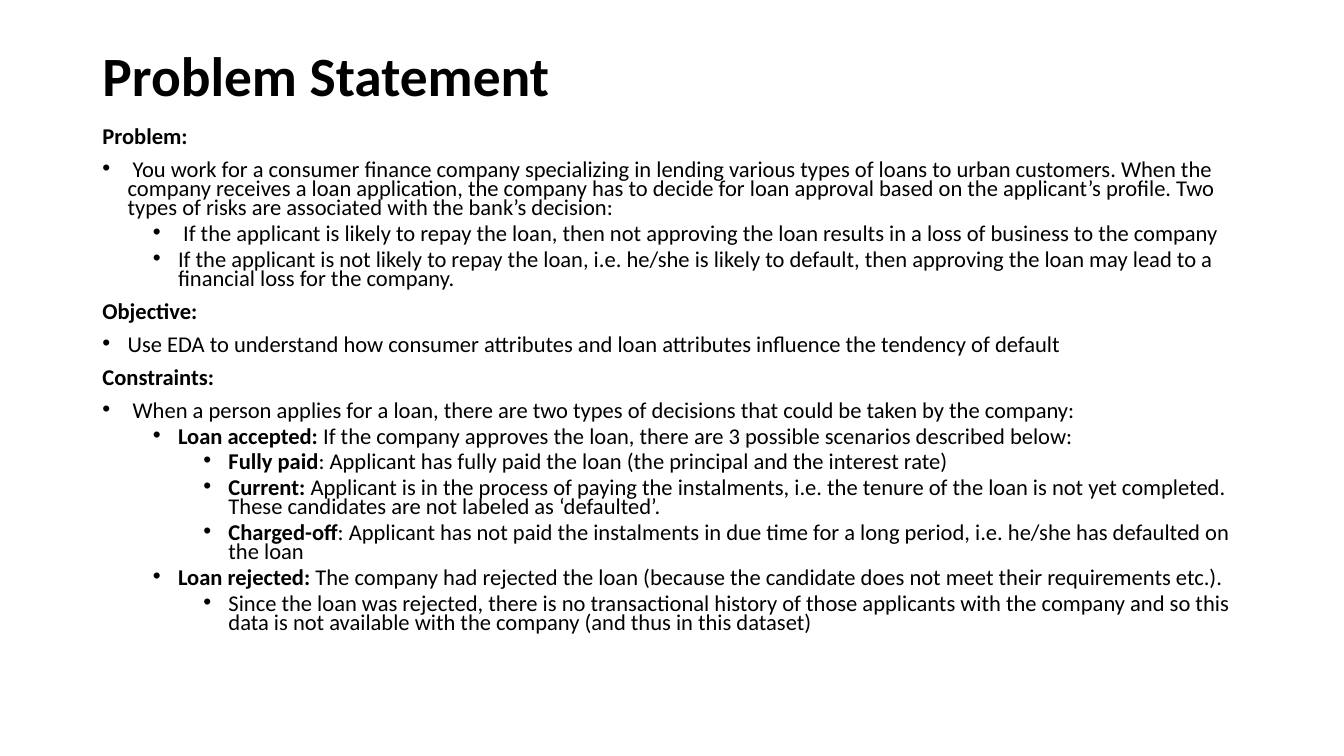
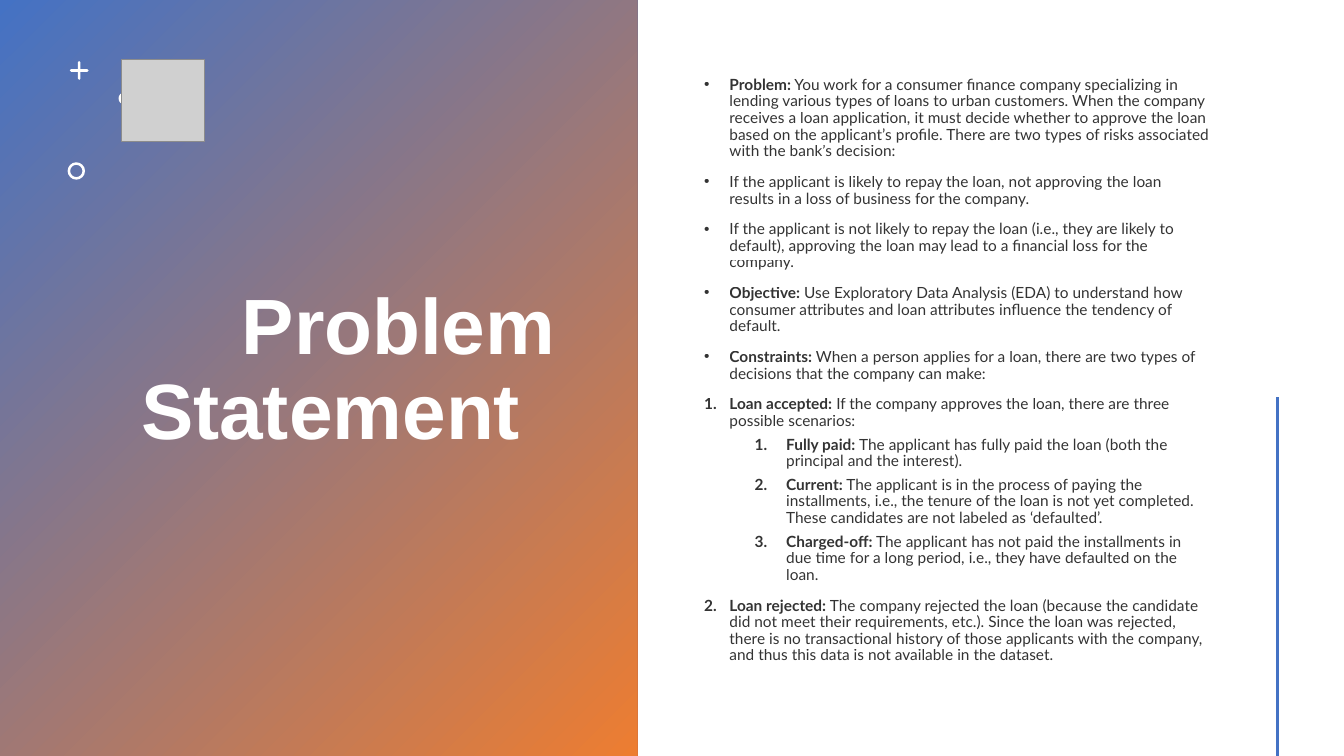
Before and after one commit to supriyaKU23/LendingClubCaseStudy, a slide deck: slide 3 of Lending Club Case Study.pptx. Drawn at 1344x756 pixels with LibreOffice and Linux fonts; fonts in the diff are those of the drawing; grey boxes stand for pictures. Boxes give left, top, right and bottom in pixels: in the first picture for what was removed or moved away, otherwise in the second. Text is boxed around its words. In the diff, an @@ line names an element or a change of style, - is before the commit and + after.

Commit message:
Final PPT

```diff
--- a/Lending Club Case Study.pptx
+++ b/Lending Club Case Study.pptx
@@ rectangle added at (x1=0, y1=0, x2=637, y2=756), fill gradient #4472C4 to #ED7D31 @@
@@ picture added at (x1=122, y1=59, x2=205, y2=142) @@
@@ title "Problem Statement" moved from (x1=102, y1=57, x2=549, y2=97) to (x1=141, y1=297, x2=555, y2=440) @@
@@ title "Problem Statement" at (x1=141, y1=297, x2=555, y2=440): size 39.6 to 56 pt, font Calibri to Arial, text colour #000000 to #FFFFFF @@
@@ text "Problem: You work for a ..." at (x1=729, y1=78, x2=1209, y2=660): vertical alignment top to middle @@
@@ freeform shape added at (x1=70, y1=62, x2=89, y2=81), fill #FFFFFF @@
@@ text at (x1=729, y1=78, x2=1209, y2=660): text changed; size 16.1 to 11 pt; font Calibri to Lato; text colour #000000 to #000000 at 80% opacity @@
-Problem:
-• You work for a consumer finance company specializing in lending various types of loans to urban customers. When the company receives a loan application, the company has to decide for loan approval based on the applicant’s profile. Two types of risks are associated with the bank’s decision:
-  • If the applicant is likely to repay the loan, then not approving the loan results in a loss of business to the company
-  • If the applicant is not likely to repay the loan, i.e. he/she is likely to default, then approving the loan may lead to a financial loss for the company.
-Objective:
-• Use EDA to understand how consumer attributes and loan attributes influence the tendency of default
-Constraints:
-• When a person applies for a loan, there are two types of decisions that could be taken by the company:
-  • Loan accepted: If the company approves the loan, there are 3 possible scenarios described below:
-    • Fully paid: Applicant has fully paid the loan (the principal and the interest rate)
-    • Current: Applicant is in the process of paying the instalments, i.e. the tenure of the loan is not yet completed. These candidates are not labeled as ‘defaulted’.
-    • Charged-off: Applicant has not paid the instalments in due time for a long period, i.e. he/she has defaulted on the loan
-  • Loan rejected: The company had rejected the loan (because the candidate does not meet their requirements etc.).
-    • Since the loan was rejected, there is no transactional history of those applicants with the company and so this data is not available with the company (and thus in this dataset)
+• Problem: You work for a consumer finance company specializing in lending various types of loans to urban customers. When the company receives a loan application, it must decide whether to approve the loan based on the applicant’s profile. There are two types of risks associated with the bank’s decision:
+• If the applicant is likely to repay the loan, not approving the loan results in a loss of business for the company.
+• If the applicant is not likely to repay the loan (i.e., they are likely to default), approving the loan may lead to a financial loss for the company.
+• Objective: Use Exploratory Data Analysis (EDA) to understand how consumer attributes and loan attributes influence the tendency of default.
+• Constraints: When a person applies for a loan, there are two types of decisions that the company can make:
+1. Loan accepted: If the company approves the loan, there are three possible scenarios:
+  1. Fully paid: The applicant has fully paid the loan (both the principal and the interest).
+  2. Current: The applicant is in the process of paying the installments, i.e., the tenure of the loan is not yet completed. These candidates are not labeled as ‘defaulted’.
+  3. Charged-off: The applicant has not paid the installments in due time for a long period, i.e., they have defaulted on the loan.
+2. Loan rejected: The company rejected the loan (because the candidate did not meet their requirements, etc.). Since the loan was rejected, there is no transactional history of those applicants with the company, and thus this data is not available in the dataset.
@@ freeform shape added at (x1=119, y1=93, x2=131, y2=105), fill #FFFFFF @@
@@ freeform shape added at (x1=68, y1=162, x2=85, y2=179), fill #FFFFFF @@
@@ line added from (1277, 398) to (1277, 755), #ED7D31 2 pt @@
```
Also in this commit, not shown: 9 other slides changed, 20 slides added, 2 slides removed.
